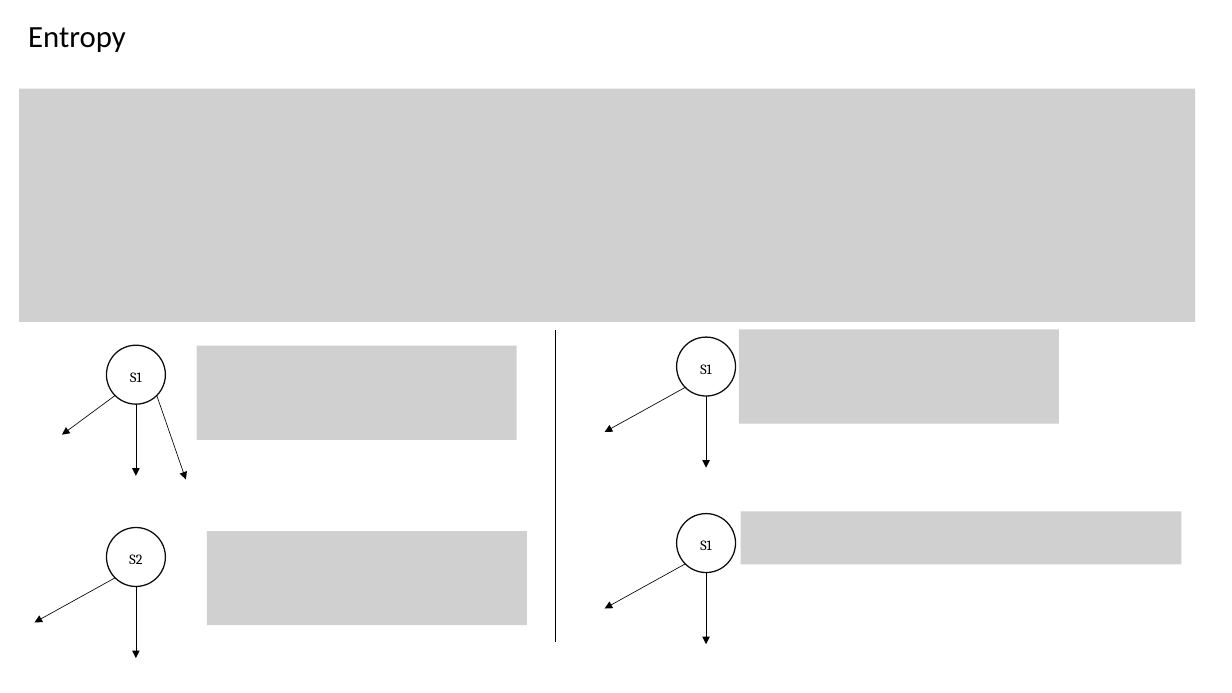
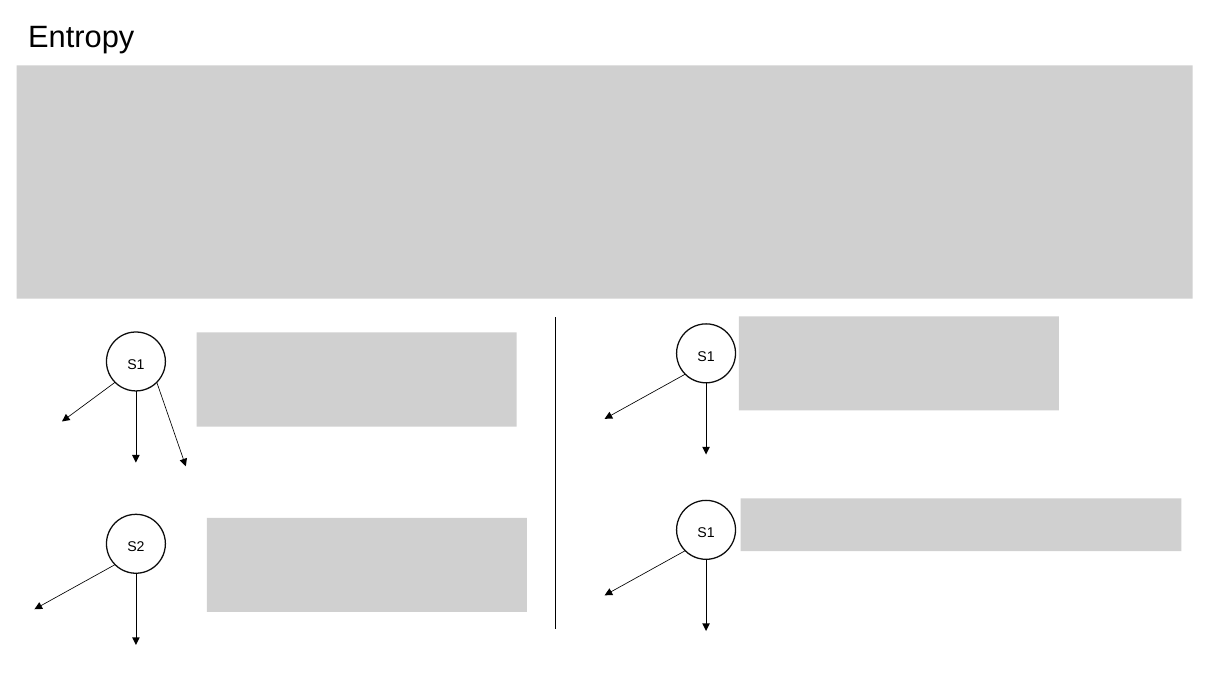
Before and after one commit to cubicle-model-checker/cubicle, a slide deck: slide 21 of mcmc_method.pptx (slide 9 before the commit). Drawn at 1232x693 pixels with LibreOffice and Linux fonts; fonts in the diff are those of the drawing; grey boxes stand for pictures. Boxes give left, top, right and bottom in pixels: in the first picture for what was removed or moved away, otherwise in the second. Text is boxed around its words. In the diff, an @@ line names an element or a change of style, - is before the commit and + after.

```diff
--- a/mcmc_method.pptx
+++ b/mcmc_method.pptx
@@ text "Entropy" at [28, 25, 134, 53]: font Calibri to Arial @@
@@ picture: place and size @@
-picture at [19, 89, 1196, 323]
+picture at [17, 66, 1193, 299]
@@ font Cambria to Arial in 4 elements at [697, 527, 714, 537], [127, 541, 144, 551], [697, 351, 714, 361], [127, 359, 144, 369] @@
@@ 9 arrows, 4 texts, 4 ellipses, 4 pictures, 1 line: place and size @@
-9 arrows, 4 texts, 4 ellipses, 4 pictures, 1 line at [34, 330, 1182, 658]
+9 arrows, 4 texts, 4 ellipses, 4 pictures, 1 line at [34, 316, 1182, 645]
```
Also in this commit, not shown: 8 other slides changed, 15 slides added, 3 slides removed.
